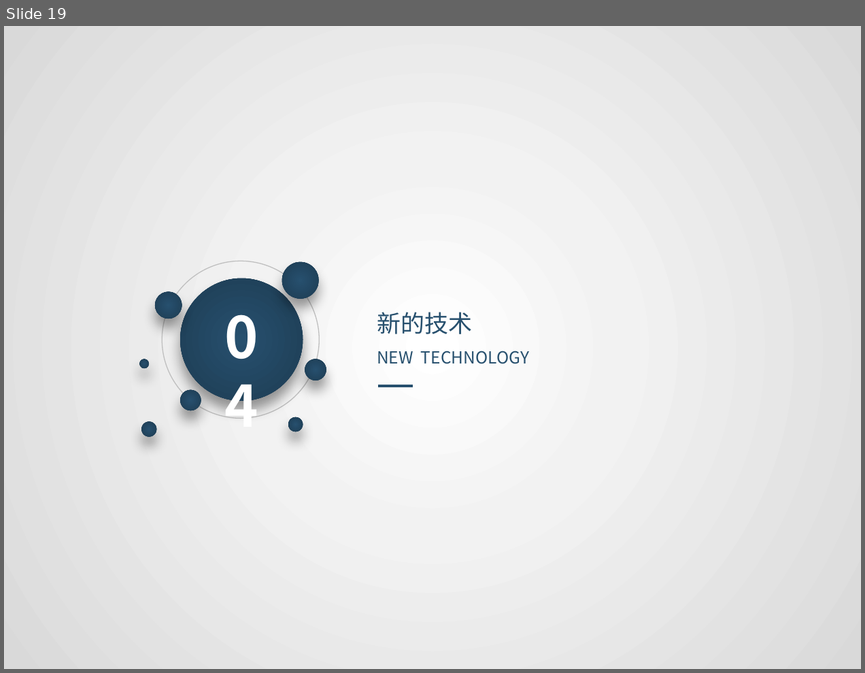
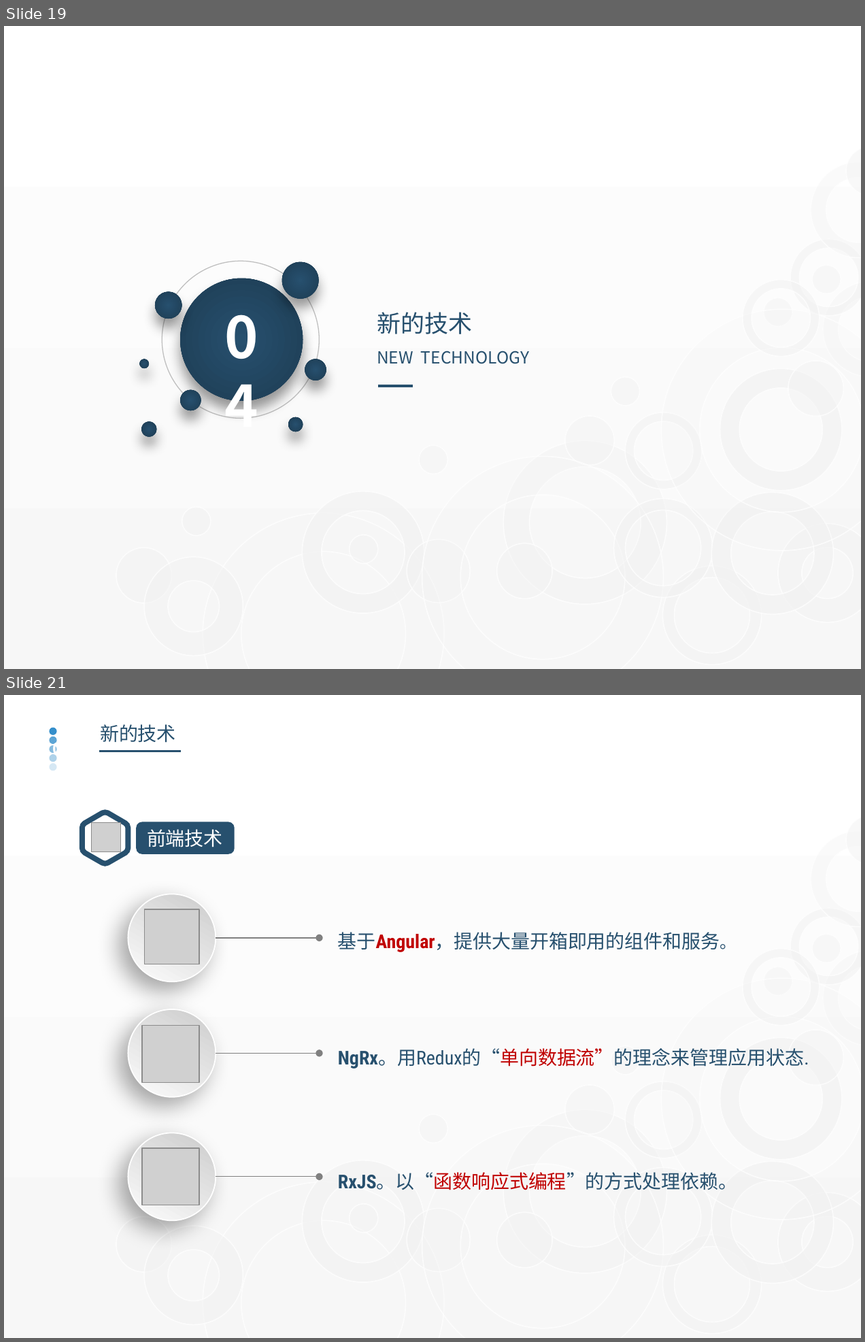
Before and after one commit to watermoonlx/presentation, a slide deck: [PO]PR Approval Control Panel.pptx. Shown one above the other, each under a label of ours: slide 19 before the commit, slides 19 and 21 after it; the slides between them are not shown. The pictures are 865x673 and 865x1342 pixels, drawn with LibreOffice and Linux fonts; fonts in the diff are those of the drawing; grey boxes stand for pictures. Boxes give left, top, right and bottom in pixels: in the first picture for what was removed or moved away, otherwise in the second. Text is boxed around its words. In the diff, an @@ line names an element or a change of style, - is before the commit and + after.

```diff
--- a/[PO]PR Approval Control Panel.pptx
+++ b/[PO]PR Approval Control Panel.pptx
@@ slide 21 added at <box>4,695,861,1338</box>, background gradient #FFFFFF to #F7F7F7; not listed: 28 template elements that a slide beside it also shows @@
@@ group added at <box>50,728,57,770</box>: 5 ellipses @@
@@ text added at <box>100,724,176,743</box>, 16 pt, text #27506E @@
+新的技术
@@ text added at <box>52,738,72,759</box>, 14 pt, text #FFFFFF, bold @@
+03
@@ line added from (99, 751) to (181, 751), #27506E 1.5 pt @@
@@ freeform shape added at <box>82,813,128,864</box>, fill #FFFFFF, outline #27506E 4.5 pt @@
@@ picture added at <box>92,823,120,852</box> @@
@@ rounded rectangle added at <box>137,823,234,853</box>, fill #27506E, outline #27506E 1.5 pt, 16 pt, text #FFFFFF @@
+前端技术
@@ ellipse added at <box>128,894,215,981</box>, fill gradient #CCCCCC to #FCFCFC, outline #D9D9D9 1 pt @@
@@ picture added at <box>145,909,199,964</box> @@
@@ arrow added from (215, 938) to (320, 938), #808080 0.75 pt @@
@@ text added at <box>338,932,737,952</box>, 16 pt, text #27506E @@
+基于Angular，提供大量开箱即用的组件和服务。
@@ ellipse added at <box>128,1009,215,1097</box>, fill gradient #CCCCCC to #FCFCFC, outline #D9D9D9 1 pt @@
@@ picture added at <box>142,1025,199,1083</box> @@
@@ arrow added from (215, 1053) to (320, 1053), #808080 0.75 pt @@
@@ text added at <box>338,1048,809,1068</box>, 16 pt, text #27506E @@
+NgRx。用Redux的“单向数据流”的理念来管理应用状态.
@@ ellipse added at <box>128,1133,215,1220</box>, fill gradient #CCCCCC to #FCFCFC, outline #D9D9D9 1 pt @@
@@ picture added at <box>142,1149,199,1206</box> @@
@@ arrow added from (215, 1176) to (320, 1176), #808080 0.75 pt @@
@@ text added at <box>338,1172,737,1190</box>, 16 pt, text #27506E @@
+RxJS。以“函数响应式编程”的方式处理依赖。
@@ slide 19 changed as well @@
@@ background gradient #FFFFFF to #F2F2F2 to #D9D9D9 to gradient #FFFFFF to #F7F7F7 @@
@@ group added at <box>109,144,861,669</box>: 16 donuts, 8 ellipses @@
```
Also in this commit, not shown: 40 other slides changed, 3 other files.
